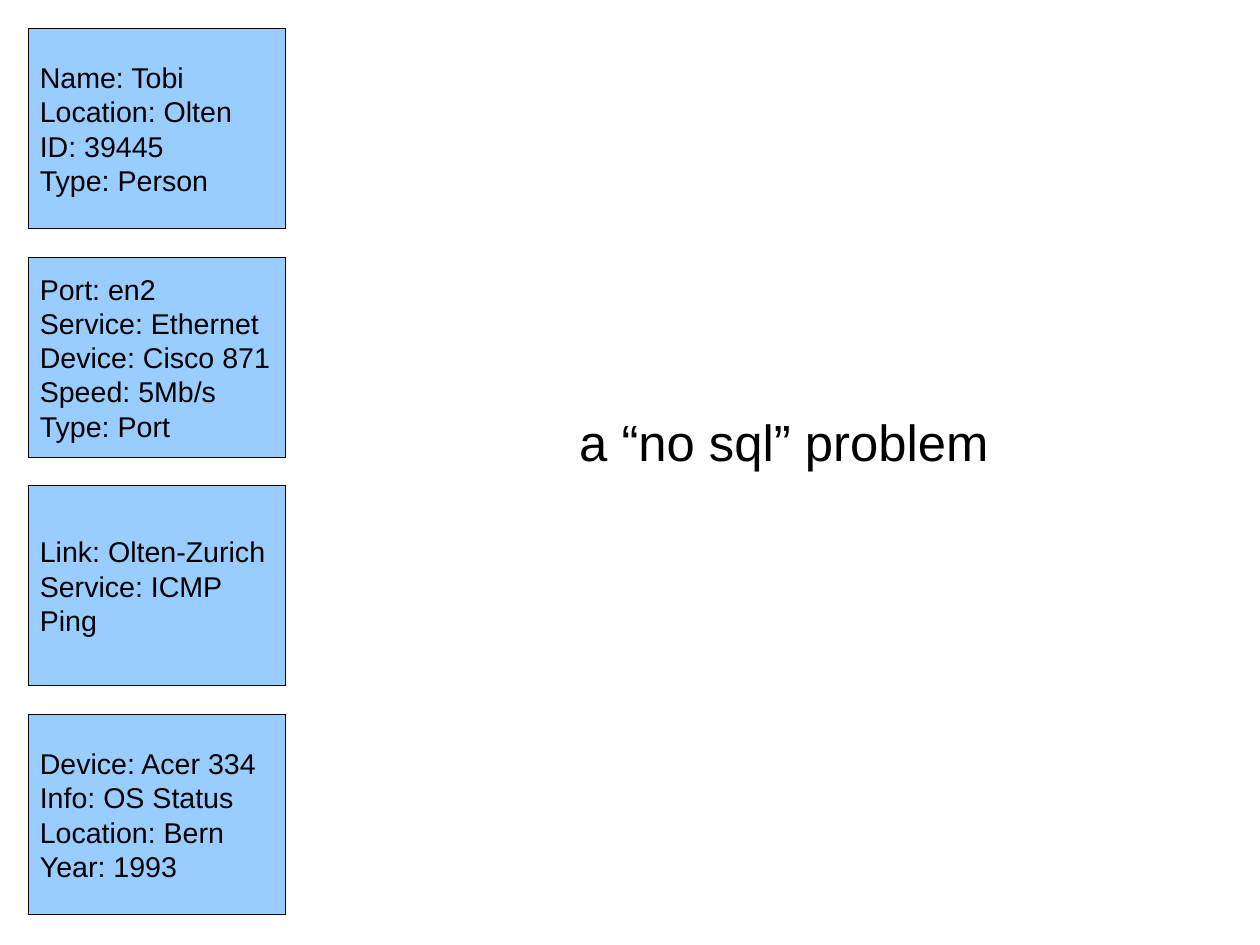
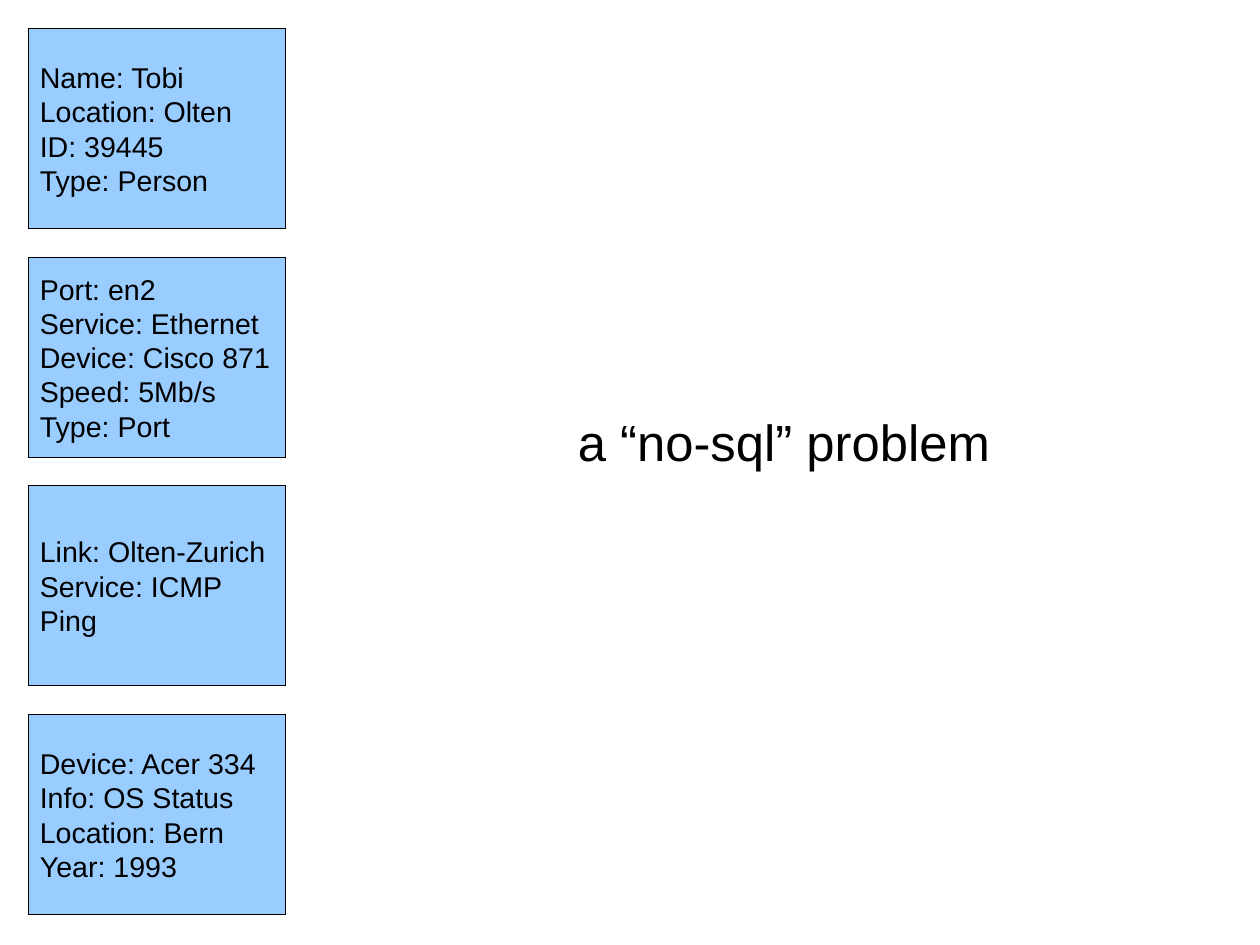
Before and after one commit to oetiker/extopus, a slide deck: slide 16 of PR/extopus-netnod-2011-10.odp. Drawn at 1260x945 pixels with LibreOffice and Linux fonts; fonts in the diff are those of the drawing. Boxes give left, top, right and bottom in pixels: in the first picture for what was removed or moved away, otherwise in the second. Text is boxed around its words. In the diff, an @@ line names an element or a change of style, - is before the commit and + after.

```diff
--- a/PR/extopus-netnod-2011-10.odp
+++ b/PR/extopus-netnod-2011-10.odp
@@ subtitle at (x1=578, y1=424, x2=989, y2=472): text changed @@
-a “no sql” problem
+a “no-sql” problem
```
Also in this commit, not shown: 5 other slides changed.
